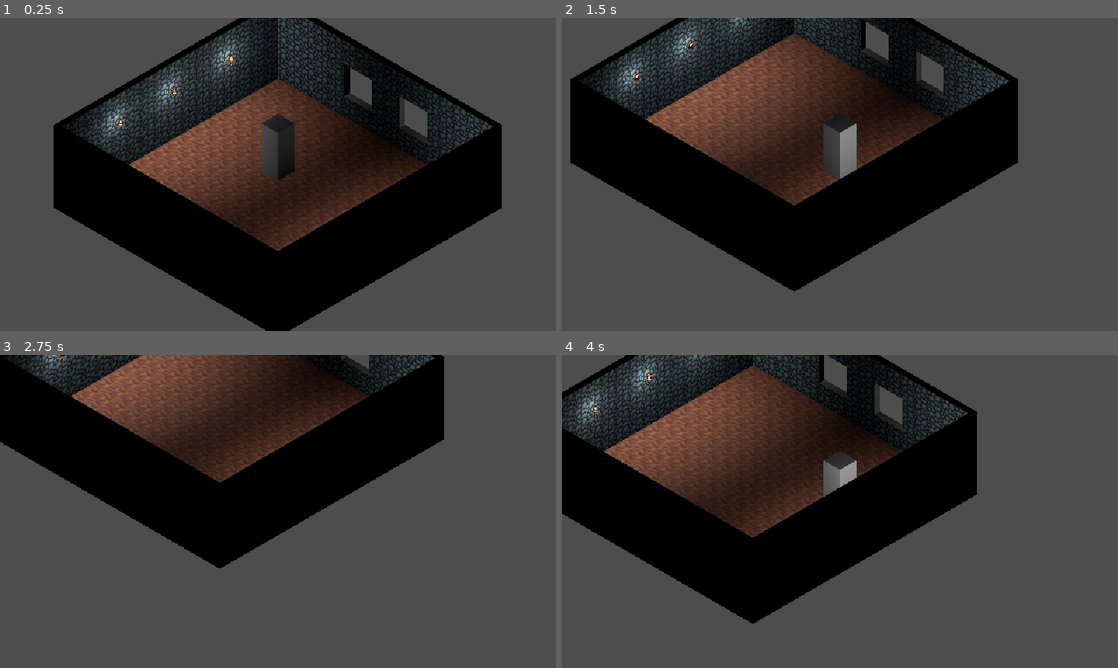
Above: before the commit, frames 1-4 (two rows, left to right).
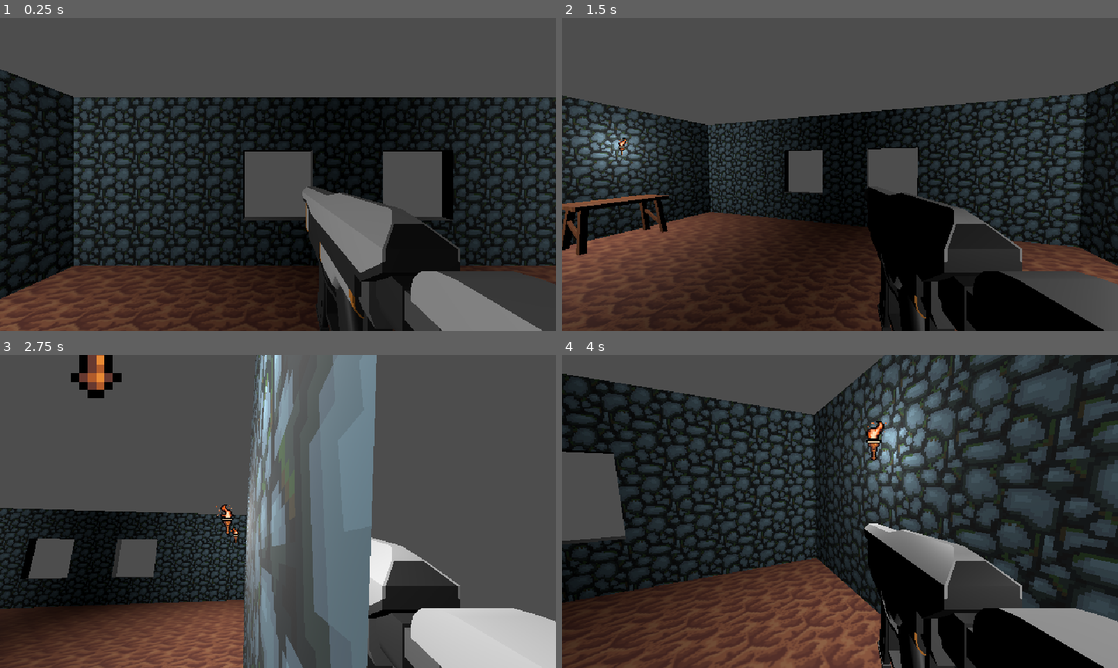
Above: after the commit, the same moments.

Repository: detonationbox0/game
Game: Godot game, scene res://main.tscn
Same seed, same stepped clock (60 frames per second), same inputs: the game is played once before the commit and once after it.
Inputs (mouse positions are in pixels of both pictures, inside the frame that each line leads up to):
- Up to frame 1 (0.25 s): no input
- Up to frame 2 (1.5 s): tap Enter at 0.5 s; move the mouse to (962, 158) at 0.52 s; hold D (move_right) 0.53-1.28 s; move the mouse to (728, 190) at 1.27 s; hold S (move_backward) from 1.28 s (still down)
- Up to frame 3 (2.75 s): move the mouse to (333, 442) at 2.02 s; release S (move_backward) at 2.03 s; hold D (move_right) from 2.03 s (still down)
- Up to frame 4 (4 s): move the mouse to (812, 574) at 2.77 s; release D (move_right) at 2.78 s; hold W (move_forward) 2.78-3.53 s; move the mouse to (1006, 558) at 3.52 s; hold A (move_left) from 3.53 s (still down)

The runs differ from the first frame. In frame 1, 69% of the frame differs, in the area x 0-100%, y 0-100%; in frame 2, 79%; in frame 3, 70%; in frame 4, 86%.

Commit message:
Change to fps

Diff:
--- a/Assets/aesprite/stone_wall.tres
+++ b/Assets/aesprite/stone_wall.tres
@@ -1,6 +1,6 @@
 [gd_resource type="StandardMaterial3D" format=3 uid="uid://bloii133ampie"]
 
-[ext_resource type="Texture2D" uid="uid://dqrjv5xxff8y5" path="res://Assets/aesprite/stone_wall.png" id="1_an7pn"]
+[ext_resource type="Texture2D" uid="uid://dqrjv5xxff8y5" path="res://assets/aesprite/stone_wall.png" id="1_an7pn"]
 
 [resource]
 albedo_texture = ExtResource("1_an7pn")
--- a/Player.gd
+++ b/Player.gd
@@ -1,57 +1,53 @@
 extends Node3D
 
 @export var move_speed: float = 3.0
-@export var rotate_speed: float = 2.5
-@export var orthographic_size: float = 8.0
-
-const CAMERA_OFFSET := Vector3(6.0, 6.0, 6.0)
+@export var mouse_sensitivity: float = 0.0025
 
 @onready var camera: Camera3D = $Camera3D
 
+var camera_pitch := 0.0
 
 func _ready() -> void:
-	camera.top_level = true
-	camera.projection = Camera3D.PROJECTION_ORTHOGONAL
-	camera.size = orthographic_size
-	_update_camera()
+	Input.mouse_mode = Input.MOUSE_MODE_CAPTURED
 
 
 func _process(delta: float) -> void:
-	_handle_rotation(delta)
 	_handle_movement(delta)
-	_update_camera()
 
 
-func _handle_rotation(delta: float) -> void:
-	var turn_input := Input.get_axis("rotate_right", "rotate_left")
-
-	if is_zero_approx(turn_input):
+func _unhandled_input(event: InputEvent) -> void:
+	if event.is_action_pressed("menu"):
+		_toggle_mouse_capture()
 		return
 
-	rotate_y(turn_input * rotate_speed * delta)
+	if event is InputEventMouseMotion:
+		_handle_mouse_look(event.relative)
+
+
+func _handle_mouse_look(mouse_delta: Vector2) -> void:
+	if Input.mouse_mode != Input.MOUSE_MODE_CAPTURED:
+		return
+
+	rotate_y(-mouse_delta.x * mouse_sensitivity)
+
+	# Pitch only the camera so the player's movement stays level on the floor.
+	camera_pitch = clamp(camera_pitch - mouse_delta.y * mouse_sensitivity, -PI * 0.45, PI * 0.45)
+	camera.rotation.x = camera_pitch
 
 
 func _handle_movement(delta: float) -> void:
-	var move_direction := Vector3.ZERO
+	var input_direction := Input.get_vector("move_left", "move_right", "move_forward", "move_backward")
 
-	if Input.is_action_pressed("move_forward"):
-		move_direction -= global_transform.basis.z
-	if Input.is_action_pressed("move_backward"):
-		move_direction += global_transform.basis.z
-	if Input.is_action_pressed("move_left"):
-		move_direction -= global_transform.basis.x
-	if Input.is_action_pressed("move_right"):
-		move_direction += global_transform.basis.x
-
-	move_direction.y = 0.0
-
-	if move_direction.is_zero_approx():
+	if input_direction.is_zero_approx():
 		return
 
+	var move_direction := global_transform.basis.x * input_direction.x
+	move_direction += global_transform.basis.z * input_direction.y
 	global_position += move_direction.normalized() * move_speed * delta
 
 
-func _update_camera() -> void:
-	camera.global_position = global_position + CAMERA_OFFSET
-	camera.look_at(global_position, Vector3.UP)
-	camera.size = orthographic_size
+func _toggle_mouse_capture() -> void:
+	if Input.mouse_mode == Input.MOUSE_MODE_CAPTURED:
+		Input.mouse_mode = Input.MOUSE_MODE_VISIBLE
+	else:
+		Input.mouse_mode = Input.MOUSE_MODE_CAPTURED
--- /dev/null
+++ b/ar_3.tscn
@@ -0,0 +1,5 @@
+[gd_scene format=3 uid="uid://caavmjisqgdlr"]
+
+[ext_resource type="PackedScene" uid="uid://t6nnhvyw1kn1" path="res://assets/models/AR_3.gltf" id="1_y2p1h"]
+
+[node name="AR_3" unique_id=1264403980 instance=ExtResource("1_y2p1h")]
--- a/main.tscn
+++ b/main.tscn
@@ -3,10 +3,9 @@
 [ext_resource type="Texture2D" uid="uid://dqrjv5xxff8y5" path="res://assets/aesprite/stone_wall.png" id="1_0xm2m"]
 [ext_resource type="Material" uid="uid://6i1psyjxlrx7" path="res://assets/aesprite/dirt_floor.tres" id="1_1bvp3"]
 [ext_resource type="PackedScene" uid="uid://bo4opnevbgyhh" path="res://player.tscn" id="1_ig7tw"]
-[ext_resource type="Material" path="res://Assets/aesprite/stone_wall.tres" id="2_272bh"]
-[ext_resource type="Script" uid="uid://bhm0lfxt2obt3" path="res://utils/CornerBuilder.gd" id="3_lquwl"]
-[ext_resource type="PackedScene" uid="uid://c7687g6j5sokw" path="res://utils/cornersegment.tscn" id="4_7mycd"]
+[ext_resource type="Material" path="res://assets/aesprite/stone_wall.tres" id="2_272bh"]
 [ext_resource type="PackedScene" uid="uid://can7nu8rt0d2h" path="res://torch_wall.tscn" id="6_7mycd"]
+[ext_resource type="PackedScene" uid="uid://d2y0k1glpxxqt" path="res://assets/models/retro_wood_table.glb" id="6_272bh"]
 
 [sub_resource type="BoxMesh" id="BoxMesh_7dm0k"]
 size = Vector3(2, 0.2, 2)
@@ -190,10 +189,6 @@
 [node name="TorchWall3" parent="World/Walls/EastWall" unique_id=1338389511 instance=ExtResource("6_7mycd")]
 transform = Transform3D(1, 0, 0, 0, 1, 0, 0, 0, 1, 5.6850524, 1.7356617, 4.0046415)
 
-[node name="CornerBuilder" type="Node3D" parent="World" unique_id=553927829]
-script = ExtResource("3_lquwl")
-source_segment_scene = ExtResource("4_7mycd")
-
 [node name="PlayerSpawn" type="Node3D" parent="." unique_id=1666715308]
 
 [node name="Player" parent="PlayerSpawn" unique_id=476161354 instance=ExtResource("1_ig7tw")]
@@ -203,5 +198,5 @@
 transform = Transform3D(0.8660254, -0.35355338, 0.35355338, 0, 0.70710677, 0.70710677, -0.5, -0.6123724, 0.6123724, 0, 4.8966923, 0)
 visible = false
 
-[node name="DebugCamera" type="Camera3D" parent="." unique_id=743923151]
-transform = Transform3D(1, 0, 0, 0, 0.81915206, 0.57357645, 0, -0.57357645, 0.81915206, 0, 6, 6)
+[node name="retro_wood_table" parent="." unique_id=1596974572 instance=ExtResource("6_272bh")]
+transform = Transform3D(-2.6226834e-08, 0, 0.6, 0, 0.6, 0, -0.6, 0, -2.6226834e-08, -1.4702041, 0.43928558, 0.18723798)
--- a/player.tscn
+++ b/player.tscn
@@ -1,6 +1,7 @@
 [gd_scene format=3 uid="uid://bo4opnevbgyhh"]
 
 [ext_resource type="Script" uid="uid://dfrex7lawjeoq" path="res://Player.gd" id="1_6c71q"]
+[ext_resource type="PackedScene" uid="uid://caavmjisqgdlr" path="res://ar_3.tscn" id="2_onrkg"]
 
 [sub_resource type="BoxMesh" id="BoxMesh_sh265"]
 size = Vector3(0.6, 1.6, 0.6)
@@ -13,5 +14,11 @@
 mesh = SubResource("BoxMesh_sh265")
 
 [node name="Camera3D" type="Camera3D" parent="." unique_id=1406086150]
-transform = Transform3D(1, 0, 0, 0, 1, 0, 0, 0, 1, 0, 0, 0)
+transform = Transform3D(1, 0, 0, 0, 1, 0, 0, 0, 1, 0, 1.4, 0)
 current = true
+
+[node name="WeaponMount" type="Node3D" parent="Camera3D" unique_id=665894619]
+transform = Transform3D(1, 0, 0, 0, 1, 0, 0, 0, 1, 0.25, -0.25, -0.55)
+
+[node name="AR_3" parent="Camera3D/WeaponMount" unique_id=1264403980 instance=ExtResource("2_onrkg")]
+transform = Transform3D(-4.371139e-08, 0, 1, 0, 1, 0, -1, 0, -4.371139e-08, -0.009, -0.25, -0.1)
--- a/project.godot
+++ b/project.godot
@@ -46,14 +46,9 @@
 "events": [Object(InputEventKey,"resource_local_to_scene":false,"resource_name":"","device":-1,"window_id":0,"alt_press …(192 unchanged characters)…
 ]
 }
-rotate_right={
+menu={
 "deadzone": 0.2,
-"events": [Object(InputEventKey,"resource_local_to_scene":fa …(140 unchanged characters)… d":false,"keycode":0,"physical_keycode":69,"key_label":0,"unicode":101,"location":0,"echo":false,"script":null)
-]
-}
-rotate_left={
-"deadzone": 0.2,
-"events": [Object(InputEventKey,"resource_local_to_scene":false,"resource_name":"","device":-1,"window_id":0,"alt_pressed":false,"shift_pressed":false,"ctrl_pressed":false,"meta_pressed":false,"pressed":false,"keycode":0,"physical_keycode":81,"key_label":0,"unicode":113,"location":0,"echo":false,"script":null)
+"events": [Object(InputEventKey,"resource_local_to_scene":fa …(140 unchanged characters)… d":false,"keycode":0,"physical_keycode":4194305,"key_label":0,"unicode":0,"location":0,"echo":false,"script":null)
 ]
 }
 
--- a/utils/CornerBuilder.gd
+++ /dev/null
@@ -1,134 +0,0 @@
-@tool
-extends Node3D
-
-# See docs/math/geometry/low-poly-corner-approximation.qmd
-
-@export var source_segment_scene: PackedScene
-@export_range(1, 64, 1) var segment_count: int = 4
-@export var total_angle_degrees: float = 90.0
-@export var rebuild_corner := false:
-	set(value):
-		rebuild_corner = false
-
-		if not value:
-			return
-
-		if not Engine.is_editor_hint():
-			return
-
-		_rebuild_corner()
-
-
-func _rebuild_corner() -> void:
-	if source_segment_scene == null:
-		push_warning("CornerBuilder: Assign a source_segment_scene before rebuilding.")
-		return
-
-	if segment_count <= 0:
-		push_warning("CornerBuilder: segment_count must be at least 1.")
-		return
-
-	var generated_root := _get_generated_root()
-	var scene_root := get_tree().edited_scene_root
-
-	for child in generated_root.get_children():
-		child.free()
-
-	var source_segment := source_segment_scene.instantiate() as Node3D
-
-	if source_segment == null:
-		push_warning("CornerBuilder: source_segment_scene must instantiate a Node3D.")
-		return
-
-	var segment_bounds := _get_combined_mesh_aabb(source_segment)
-
-	if segment_bounds.size == Vector3.ZERO:
-		push_warning("CornerBuilder: source segment scene needs at least one MeshInstance3D.")
-		return
-
-	var step_radians := deg_to_rad(total_angle_degrees) / float(segment_count)
-	var current_rotation := 0.0
-	var back_z := segment_bounds.end.z
-	var front_z := segment_bounds.position.z
-	var inner_x := segment_bounds.position.x if step_radians >= 0.0 else segment_bounds.end.x
-	var back_inner_corner := Vector3(inner_x, segment_bounds.get_center().y, back_z)
-	var front_inner_corner := Vector3(inner_x, segment_bounds.get_center().y, front_z)
-	var current_anchor := Vector3.ZERO
-
-	for i in segment_count:
-		var segment := source_segment_scene.instantiate() as Node3D
-
-		segment.name = "Segment_%02d" % i
-		generated_root.add_child(segment)
-		segment.owner = scene_root
-		var basis := Basis.from_euler(Vector3(0.0, current_rotation, 0.0))
-		var origin := current_anchor - (basis * back_inner_corner)
-		segment.transform = Transform3D(basis, origin)
-
-		current_anchor = segment.transform * front_inner_corner
-		current_rotation += step_radians
-
-
-func _get_generated_root() -> Node3D:
-	var generated_root := get_node_or_null("Generated") as Node3D
-
-	if generated_root != null:
-		return generated_root
-
-	generated_root = Node3D.new()
-	generated_root.name = "Generated"
-	add_child(generated_root)
-	generated_root.owner = get_tree().edited_scene_root
-	return generated_root
-
-
-func _get_combined_mesh_aabb(root: Node3D) -> AABB:
-	var mesh_aabbs: Array[AABB] = []
-	_collect_mesh_aabbs(root, Transform3D.IDENTITY, mesh_aabbs)
-
-	if mesh_aabbs.is_empty():
-		return AABB()
-
-	var combined := mesh_aabbs[0]
-
-	for i in range(1, mesh_aabbs.size()):
-		combined = combined.merge(mesh_aabbs[i])
-
-	return combined
-
-
-func _collect_mesh_aabbs(node: Node, parent_transform: Transform3D, mesh_aabbs: Array[AABB]) -> void:
-	var node_transform := parent_transform
-	var node_3d := node as Node3D
-
-	if node_3d != null:
-		node_transform = parent_transform * node_3d.transform
-
-	var mesh_instance := node as MeshInstance3D
-
-	if mesh_instance != null and mesh_instance.mesh != null:
-		mesh_aabbs.append(_transform_aabb(node_transform, mesh_instance.mesh.get_aabb()))
-
-	for child in node.get_children():
-		_collect_mesh_aabbs(child, node_transform, mesh_aabbs)
-
-
-func _transform_aabb(transform: Transform3D, aabb: AABB) -> AABB:
-	var corners: Array[Vector3] = [
-		Vector3(aabb.position.x, aabb.position.y, aabb.position.z),
-		Vector3(aabb.end.x, aabb.position.y, aabb.position.z),
-		Vector3(aabb.position.x, aabb.end.y, aabb.position.z),
-		Vector3(aabb.position.x, aabb.position.y, aabb.end.z),
-		Vector3(aabb.end.x, aabb.end.y, aabb.position.z),
-		Vector3(aabb.end.x, aabb.position.y, aabb.end.z),
-		Vector3(aabb.position.x, aabb.end.y, aabb.end.z),
-		Vector3(aabb.end.x, aabb.end.y, aabb.end.z),
-	]
-
-	var first_corner: Vector3 = transform * corners[0]
-	var transformed_aabb := AABB(first_corner, Vector3.ZERO)
-
-	for i in range(1, corners.size()):
-		transformed_aabb = transformed_aabb.expand(transform * corners[i])
-
-	return transformed_aabb
--- a/utils/cornersegment.tscn
+++ /dev/null
@@ -1,20 +0,0 @@
-[gd_scene format=3 uid="uid://c7687g6j5sokw"]
-
-[ext_resource type="Texture2D" uid="uid://dqrjv5xxff8y5" path="res://assets/aesprite/stone_wall.png" id="1_j0jk8"]
-
-[sub_resource type="BoxMesh" id="BoxMesh_5vw27"]
-size = Vector3(0.5, 2.5, 0.2)
-
-[sub_resource type="StandardMaterial3D" id="StandardMaterial3D_h2yge"]
-albedo_texture = ExtResource("1_j0jk8")
-uv1_scale = Vector3(2, 2, 2)
-uv1_triplanar = true
-uv1_world_triplanar = true
-texture_filter = 0
-
-[node name="CornerSegment" type="Node3D" unique_id=1530640312]
-
-[node name="NorthWestCorner1" type="MeshInstance3D" parent="." unique_id=207418343]
-transform = Transform3D(-4.371139e-08, 0, 1, 0, 1, 0, -1, 0, -4.371139e-08, 0, 1.25, 0)
-mesh = SubResource("BoxMesh_5vw27")
-surface_material_override/0 = SubResource("StandardMaterial3D_h2yge")
Not shown, added: Assets/models/AR_3.gltf
Not shown, added: Assets/models/AR_3.gltf.import
Not shown, added: Assets/models/AR_4.gltf
Not shown, added: Assets/models/AR_4.gltf.import
Not shown, added: Assets/models/AR_5.gltf
Not shown, added: Assets/models/AR_5.gltf.import
Binary file added: Assets/models/retro_wood_table.glb
Not shown, added: Assets/models/retro_wood_table.glb.import
Binary file added: Assets/models/retro_wood_table_retro_wood_table_wood_64.png
Not shown, added: Assets/models/retro_wood_table_retro_wood_table_wood_64.png.import
Binary file added: Assets/models/retro_wood_table_wood_64.png
Not shown, added: Assets/models/retro_wood_table_wood_64.png.import
(and 2 more such lines)
